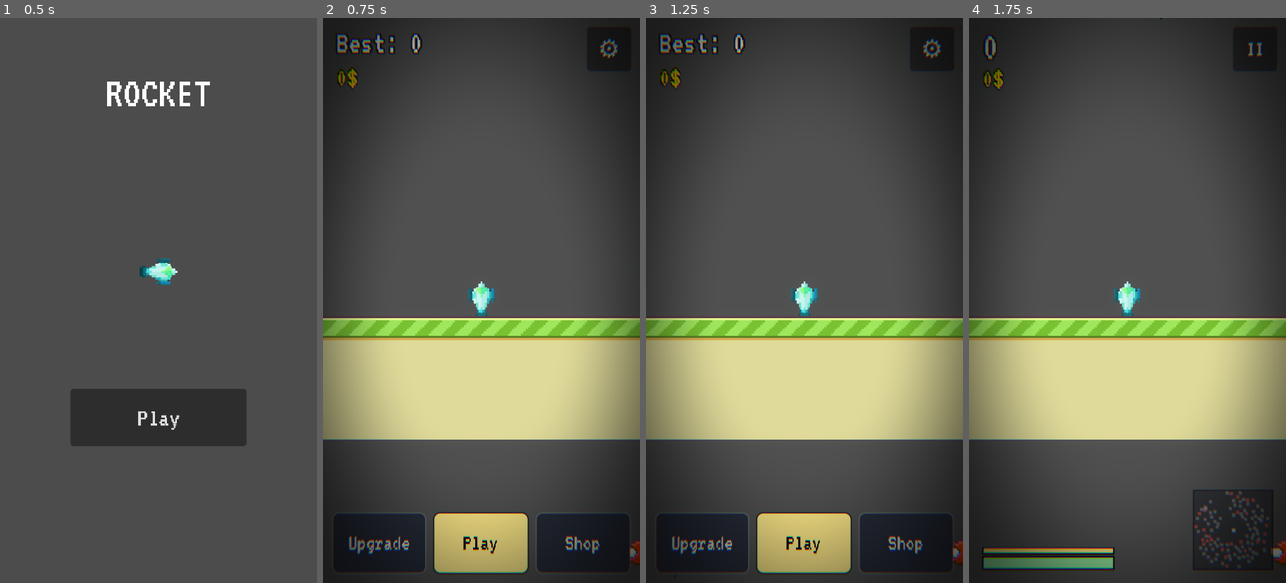
Above: before the commit, frames 1-4 (left to right).
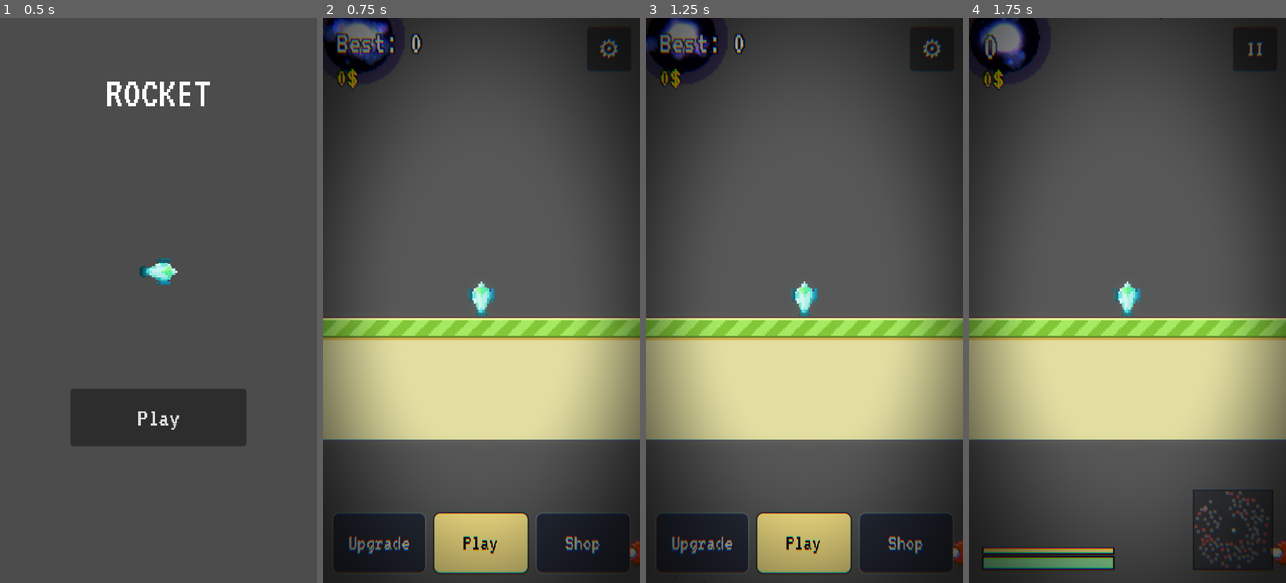
Above: after the commit, the same moments.

Repository: dunkbing/rocket2
Game: Godot game, scene res://main_menu.tscn
The game is run twice, just before and just after one commit, with the same random seed, the same clock (stepped at 60 frames per second) and the same inputs.
Inputs:
- Up to frame 1 (0.5 s): no input
- Up to frame 2 (0.75 s): click "Play" at 0.5 s
- Up to frame 3 (1.25 s): no input
- Up to frame 4 (1.75 s): click "Play" at 1.25 s

Frame 1 is identical in both runs. In frame 2, 1.4% of the frame differs, in the area x 0-23%, y 0-10%; in frame 3, 1.4%; in frame 4, 1.7%.

Commit message:
add blackhole.

Diff:
--- a/asteroid_spawner.gd
+++ b/asteroid_spawner.gd
@@ -31,9 +31,10 @@
     $AsteroidPool,
     $RedAsteroidPool,
     $GoldAsteroidPool,
+    $BlackHolePool,
 ]
 
-## Asteroids currently active in the field (used by the placement algorithm).
+## Field objects currently active in the field (used by the placement algorithm).
 var _active: Array[Node2D] = []
 var _spawn_check_elapsed: float = 0.0
 
@@ -60,16 +61,16 @@
     _replenish()
 
 
-## A freshly spawned asteroid: track it and place it in the ring.
-func _on_asteroid_spawned(asteroid: Node2D) -> void:
-    if not _active.has(asteroid):
-        _active.append(asteroid)
-    asteroid.global_position = _spawn_position(asteroid)
+## A freshly spawned field object: track it and place it in the ring.
+func _on_asteroid_spawned(field_object: Node2D) -> void:
+    if not _active.has(field_object):
+        _active.append(field_object)
+    field_object.global_position = _spawn_position(field_object)
 
 
-## A destroyed asteroid was parked by its pool: drop it and spawn a fresh one.
-func _on_asteroid_despawned(asteroid: Node2D, pool: ObjectPool) -> void:
-    _active.erase(asteroid)
+## A destroyed object was parked by its pool: drop it and spawn a fresh one.
+func _on_asteroid_despawned(field_object: Node2D, pool: ObjectPool) -> void:
+    _active.erase(field_object)
     pool.spawn()
 
 
@@ -105,10 +106,10 @@
     var farthest: Node2D = null
     var farthest_distance: float = spawn_max_radius
     for asteroid in _active:
-        if not asteroid.active:
+        if not _field_object_active(asteroid):
             continue
         var distance: float = asteroid.global_position.distance_to(rocket.global_position)
-        var clearance: float = _asteroid_radius(asteroid) + offscreen_margin
+        var clearance: float = _field_object_radius(asteroid) + offscreen_margin
         if distance > farthest_distance and not _is_on_screen(asteroid.global_position, clearance):
             farthest = asteroid
             farthest_distance = distance
@@ -120,7 +121,7 @@
 ## other live asteroids.
 func _spawn_position(skip: Node2D) -> Vector2:
     var origin: Vector2 = rocket.global_position if rocket else global_position
-    var radius: float = _asteroid_radius(skip)
+    var radius: float = _field_object_radius(skip)
     var clearance: float = radius + offscreen_margin
     var best_offscreen: Vector2 = origin
     for _attempt in place_tries:
@@ -164,15 +165,23 @@
     return get_viewport_rect().grow(margin).has_point(screen_position)
 
 
-func _asteroid_radius(asteroid: Node2D) -> float:
-    return 32.0 * asteroid.scale.x
+func _field_object_active(field_object: Node2D) -> bool:
+    var active: Variant = field_object.get("active")
+    return active != false
+
+
+func _field_object_radius(field_object: Node2D) -> float:
+    var glow_radius: Variant = field_object.get("glow_radius")
+    if glow_radius is float or glow_radius is int:
+        return float(glow_radius) * field_object.scale.x
+    return 32.0 * field_object.scale.x
 
 
 func _overlaps(pos: Vector2, skip: Node2D, radius: float) -> bool:
     for asteroid in _active:
-        if asteroid == skip or not asteroid.active:
+        if asteroid == skip or not _field_object_active(asteroid):
             continue
-        var other_radius: float = _asteroid_radius(asteroid)
+        var other_radius: float = _field_object_radius(asteroid)
         if pos.distance_to(asteroid.global_position) < radius + other_radius + 8.0:
             return true
     return false
--- /dev/null
+++ b/black_hole.gd
@@ -0,0 +1,112 @@
+extends Node2D
+
+## Radius of the dark center drawn by this scene.
+@export var core_radius: float = 18.0
+## Slow visual spin for the outer particle ring.
+@export var ring_spin_speed: float = 1.7
+## Slightly faster spin for the inner particles.
+@export var inner_spin_speed: float = -2.4
+
+@export_group("Pull")
+## Pull force applied to the rocket at the edge of the gravity area.
+@export var pull_strength: float = 220.0
+## Extra pull added near the core.
+@export var pull_core_boost: float = 520.0
+## Distance from the center where the pull reaches full strength.
+@export var pull_core_radius: float = 24.0
+
+@export_group("Lightning")
+## Minimum seconds between lightning flashes.
+@export var lightning_min_delay: float = 0.4
+## Maximum seconds between lightning flashes.
+@export var lightning_max_delay: float = 1.5
+## How long each lightning flash stays visible.
+@export var lightning_duration: float = 0.12
+## Radius inside the black hole where lightning appears.
+@export var lightning_radius: float = 40.0
+## Number of jagged points in each lightning bolt.
+@export var lightning_segments: int = 11
+## Random offset applied to each lightning point.
+@export var lightning_jitter: float = 8.0
+
+var _rng := RandomNumberGenerator.new()
+var _core_base_scale: Vector2 = Vector2.ONE
+var _pulled_bodies: Array[RigidBody2D] = []
+
+@onready var _core: Sprite2D = $Core
+@onready var _accretion_particles: GPUParticles2D = $AccretionParticles
+@onready var _inner_particles: GPUParticles2D = $InnerParticles
+@onready var _lightning: Line2D = $Lightning
+@onready var _lightning_timer: Timer = $LightningTimer
+@onready var _pull_area: Area2D = $Area2D
+
+
+func _ready() -> void:
+    _rng.randomize()
+    _core_base_scale = _core.scale
+    _lightning.visible = false
+    _pull_area.body_entered.connect(_on_pull_area_body_entered)
+    _pull_area.body_exited.connect(_on_pull_area_body_exited)
+    _lightning_timer.timeout.connect(_flash_lightning)
+    _restart_lightning_timer()
+
+
+func _process(delta: float) -> void:
+    _accretion_particles.rotation += ring_spin_speed * delta
+    _inner_particles.rotation += inner_spin_speed * delta
+
+
+func _physics_process(_delta: float) -> void:
+    for i in range(_pulled_bodies.size() - 1, -1, -1):
+        var body: RigidBody2D = _pulled_bodies[i]
+        if not is_instance_valid(body):
+            _pulled_bodies.remove_at(i)
+            continue
+        var offset: Vector2 = global_position - body.global_position
+        var distance: float = maxf(offset.length(), 1.0)
+        var core_factor: float = 1.0 - clampf(distance / pull_core_radius, 0.0, 1.0)
+        var force: float = pull_strength + pull_core_boost * core_factor
+        body.apply_central_force(offset.normalized() * force)
+
+
+func _restart_lightning_timer() -> void:
+    _lightning_timer.start(_rng.randf_range(lightning_min_delay, lightning_max_delay))
+
+
+func _flash_lightning() -> void:
+    _lightning.points = _make_lightning_points()
+    _lightning.visible = true
+
+    await get_tree().create_timer(lightning_duration).timeout
+
+    _lightning.visible = false
+    _restart_lightning_timer()
+
+
+func _make_lightning_points() -> PackedVector2Array:
+    var count: int = maxi(lightning_segments, 2)
+    var start: Vector2 = _random_inner_point()
+    var end: Vector2 = _random_inner_point()
+    var points := PackedVector2Array()
+
+    for i in count:
+        var t: float = float(i) / float(count - 1)
+        var point: Vector2 = start.lerp(end, t)
+        point += Vector2.RIGHT.rotated(_rng.randf() * TAU) * _rng.randf_range(0.0, lightning_jitter)
+        points.append(point)
+
+    return points
+
+
+func _random_inner_point() -> Vector2:
+    return Vector2.RIGHT.rotated(_rng.randf() * TAU) * _rng.randf_range(4.0, lightning_radius)
+
+
+func _on_pull_area_body_entered(body: Node2D) -> void:
+    if body is RigidBody2D and not _pulled_bodies.has(body):
+        _pulled_bodies.append(body)
+
+
+func _on_pull_area_body_exited(body: Node2D) -> void:
+    if body is RigidBody2D:
+        _pulled_bodies.erase(body)
--- /dev/null
+++ b/black_hole.tscn
@@ -0,0 +1,131 @@
+[gd_scene format=3 uid="uid://btsymmru3ff8j"]
+
+[ext_resource type="Script" uid="uid://dfcwyjhwe0f4w" path="res://black_hole.gd" id="1_sjfy6"]
+
+[sub_resource type="CanvasItemMaterial" id="CanvasItemMaterial_add"]
+blend_mode = 1
+
+[sub_resource type="Gradient" id="Gradient_core"]
+interpolation_mode = 1
+offsets = PackedFloat32Array(0, 0.48, 0.75, 1)
+colors = PackedColorArray(0, 0, 0, 1, 0.01, 0, 0.04, 1, 0.12, 0.05, 0.28, 0.55, 0, 0, 0, 0)
+
+[sub_resource type="GradientTexture2D" id="GradientTexture2D_core"]
+gradient = SubResource("Gradient_core")
+fill = 1
+fill_from = Vector2(0.5, 0.5)
+fill_to = Vector2(0.5, 0)
+
+[sub_resource type="Gradient" id="Gradient_particle"]
+interpolation_mode = 1
+offsets = PackedFloat32Array(0, 0.6, 1)
+colors = PackedColorArray(1, 1, 1, 1, 0.45, 0.78, 1, 0.75, 0.14, 0.02, 0.32, 0)
+
+[sub_resource type="GradientTexture2D" id="GradientTexture2D_particle"]
+gradient = SubResource("Gradient_particle")
+width = 8
+height = 8
+fill = 1
+fill_from = Vector2(0.5, 0.5)
+fill_to = Vector2(0.5, 0)
+
+[sub_resource type="Gradient" id="Gradient_ring_color"]
+offsets = PackedFloat32Array(0, 0.45, 1)
+colors = PackedColorArray(0.2, 0.75, 1.4, 0.15, 0.78, 0.33, 1.25, 0.9, 0, 0, 0, 0)
+
+[sub_resource type="GradientTexture1D" id="GradientTexture1D_ring_color"]
+gradient = SubResource("Gradient_ring_color")
+use_hdr = true
+
+[sub_resource type="Curve" id="Curve_particle_fade"]
+_data = [Vector2(0, 0), 0.0, 0.0, 0, 0, Vector2(0.25, 1), 0.0, 0.0, 0, 0, Vector2(1, 0), 0.0, 0.0, 0, 0]
+point_count = 3
+
+[sub_resource type="CurveTexture" id="CurveTexture_particle_fade"]
+curve = SubResource("Curve_particle_fade")
+
+[sub_resource type="ParticleProcessMaterial" id="ParticleProcessMaterial_3mjym"]
+particle_flag_disable_z = true
+emission_shape = 1
+emission_sphere_radius = 48.0
+spread = 180.0
+initial_velocity_min = 8.0
+initial_velocity_max = 34.0
+angular_velocity_min = -220.0
+angular_velocity_max = 220.0
+radial_velocity_min = -68.0
+radial_velocity_max = -34.0
+gravity = Vector3(0, 0, 0)
+damping_min = 8.0
+damping_max = 24.0
+scale_min = 1.4
+scale_max = 3.4
+scale_curve = SubResource("CurveTexture_particle_fade")
+color_ramp = SubResource("GradientTexture1D_ring_color")
+
+[sub_resource type="ParticleProcessMaterial" id="ParticleProcessMaterial_sjfy6"]
+particle_flag_disable_z = true
+emission_shape = 1
+emission_sphere_radius = 20.0
+spread = 180.0
+initial_velocity_min = 12.0
+initial_velocity_max = 70.0
+angular_velocity_min = -360.0
+angular_velocity_max = 360.0
+radial_velocity_min = -96.0
+radial_velocity_max = -48.0
+gravity = Vector3(0, 0, 0)
+damping_min = 20.0
+damping_max = 52.0
+scale_min = 0.8
+scale_max = 2.0
+scale_curve = SubResource("CurveTexture_particle_fade")
+color_ramp = SubResource("GradientTexture1D_ring_color")
+
+[sub_resource type="CircleShape2D" id="CircleShape2D_2ueok"]
+radius = 180.0
+
+[node name="BlackHole" type="Node2D" unique_id=1615172418]
+material = SubResource("CanvasItemMaterial_add")
+script = ExtResource("1_sjfy6")
+
+[node name="Core" type="Sprite2D" parent="." unique_id=847973376]
+scale = Vector2(1.35, 1.35)
+texture = SubResource("GradientTexture2D_core")
+
+[node name="AccretionParticles" type="GPUParticles2D" parent="." unique_id=1925679041]
+z_index = 1
+use_parent_material = true
+amount = 120
+texture = SubResource("GradientTexture2D_particle")
+lifetime = 1.5
+preprocess = 1.5
+speed_scale = 0.8
+randomness = 0.45
+process_material = SubResource("ParticleProcessMaterial_3mjym")
+
+[node name="InnerParticles" type="GPUParticles2D" parent="." unique_id=530883313]
+z_index = 2
+use_parent_material = true
+amount = 40
+texture = SubResource("GradientTexture2D_particle")
+lifetime = 0.4
+preprocess = 0.4
+randomness = 0.6
+process_material = SubResource("ParticleProcessMaterial_sjfy6")
+
+[node name="Lightning" type="Line2D" parent="." unique_id=1287357063]
+z_index = 3
+use_parent_material = true
+points = PackedVector2Array(0, 0, 8, 4)
+width = 3.0
+default_color = Color(2.76, 1.872, 2.88, 1)
+
+[node name="LightningTimer" type="Timer" parent="." unique_id=2007540205]
+one_shot = true
+
+[node name="Area2D" type="Area2D" parent="." unique_id=1046599683]
+collision_layer = 4
+
+[node name="CollisionShape2D" type="CollisionShape2D" parent="Area2D" unique_id=1319067467]
+shape = SubResource("CircleShape2D_2ueok")
--- a/main.tscn
+++ b/main.tscn
@@ -11,6 +11,7 @@
 [ext_resource type="Shader" uid="uid://d2q2eg2j68iyx" path="res://vignette.gdshader" id="6_7mycd"]
 [ext_resource type="PackedScene" uid="uid://cmfd3jritdhvb" path="res://gold_asteroid.tscn" id="7_4c57u"]
 [ext_resource type="Shader" uid="uid://kk1nlybn5fde" path="res://chromatic_aberration.gdshader" id="7_272bh"]
+[ext_resource type="PackedScene" uid="uid://btsymmru3ff8j" path="res://black_hole.tscn" id="9_vivmo"]
 [ext_resource type="Script" uid="uid://bjalyupt8hqyr" path="res://game_state.gd" id="12_dg77c"]
 [ext_resource type="AudioStream" uid="uid://bss4rydgemxop" path="res://assets/audio/music.wav" id="13_ycdy4"]
 [ext_resource type="Shader" uid="uid://bioc8ydx3rfki" path="res://red_vignette.gdshader" id="14_lowfuel"]
@@ -18,11 +19,13 @@
 [sub_resource type="Environment" id="Environment_2ueok"]
 background_mode = 3
 glow_enabled = true
+glow_levels/1 = 0.62
+glow_levels/2 = 0.58
 glow_levels/3 = 0.48
 glow_levels/4 = 0.48
 glow_levels/5 = 0.53
-glow_intensity = 0.8
-glow_bloom = 0.1
+glow_intensity = 1.1
+glow_bloom = 0.18
 
 [sub_resource type="ShaderMaterial" id="ShaderMaterial_lquwl"]
 shader = ExtResource("6_7mycd")
@@ -74,6 +77,10 @@
 scene = ExtResource("7_4c57u")
 size = 15
 
+[node name="BlackHolePool" parent="AsteroidSpawner" unique_id=1330242221 instance=ExtResource("5_kek77")]
+scene = ExtResource("9_vivmo")
+size = 10
+
 [node name="HUD" parent="." unique_id=1372647904 node_paths=PackedStringArray("low_fuel_overlay") instance=ExtResource("5_hud")]
 layer = 0
 low_fuel_overlay = NodePath("../PostFX/LowFuelRect")
--- a/project.godot
+++ b/project.godot
@@ -45,6 +45,7 @@
 
 2d_physics/layer_1="rocket"
 2d_physics/layer_2="asteroid"
+2d_physics/layer_3="blackhole"
 
 [physics]
 
--- a/rocket.tscn
+++ b/rocket.tscn
@@ -120,7 +120,7 @@
 color_ramp = SubResource("GradientTexture1D_7htxx")
 
 [node name="Rocket" type="RigidBody2D" unique_id=183115029]
-collision_mask = 2
+collision_mask = 6
 gravity_scale = 0.5
 continuous_cd = 1
 script = ExtResource("2_rkt")
Not shown, added: black_hole.gd.uid
